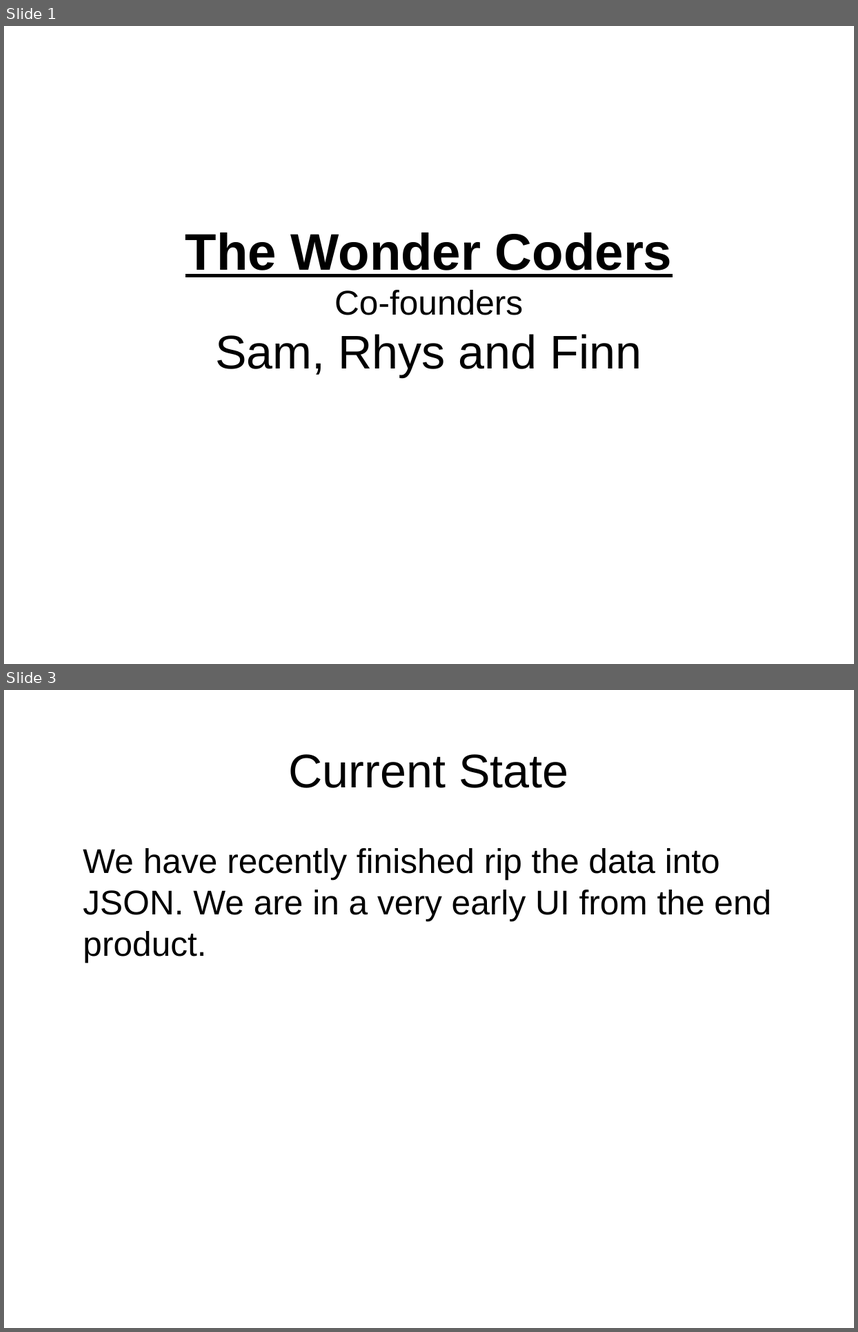
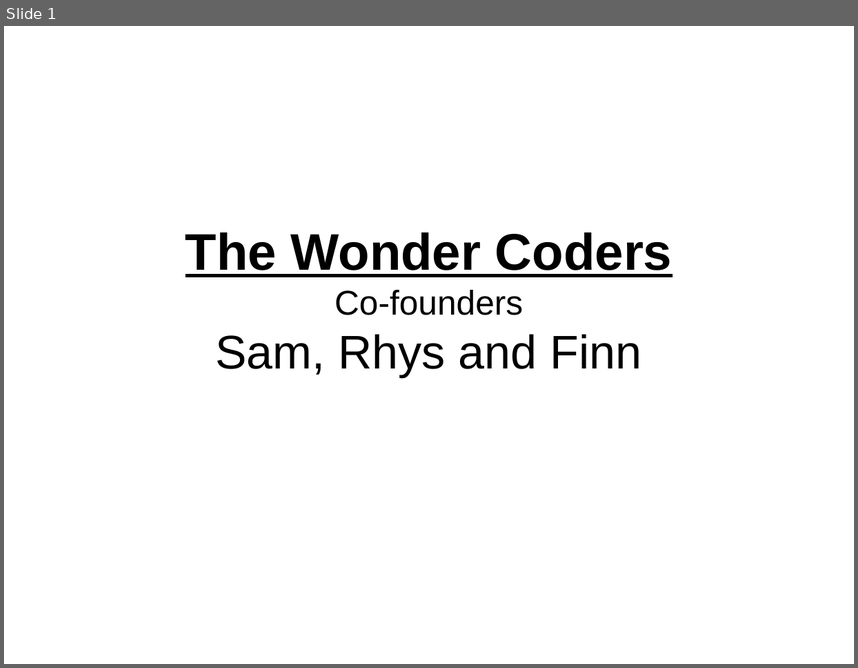
Before and after one commit to Gallefray/YRS-FOC-2014, a slide deck: Presentation.odp. Shown one above the other, each under a label of ours: slides 1 and 3 before the commit, slide 1 after it; the slides between them are not shown. The pictures are 858x1332 and 858x668 pixels, drawn with LibreOffice and Linux fonts; fonts in the diff are those of the drawing. Boxes give left, top, right and bottom in pixels: in the first picture for what was removed or moved away, otherwise in the second. Text is boxed around its words. In the diff, an @@ line names an element or a change of style, - is before the commit and + after.

```diff
--- a/Presentation.odp
+++ b/Presentation.odp
@@ slide 3 removed at bbox=[4, 690, 854, 1328], background #FFFFFF @@
@@ title removed at bbox=[289, 754, 568, 788] @@
-Current State
@@ text removed at bbox=[83, 848, 771, 962] @@
-We have recently finished rip the data into JSON. We are in a very early UI from the end product.
```
Also in this commit, not shown: 2 slides changed, 4 slides added, 1 other file.
